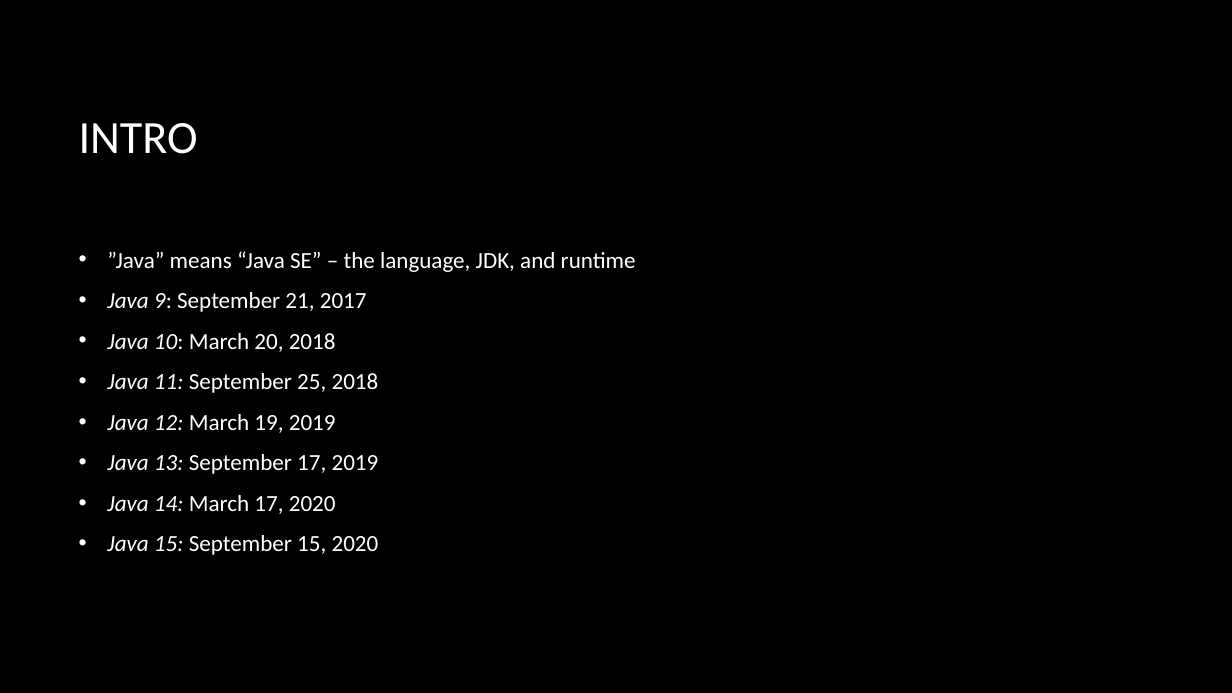
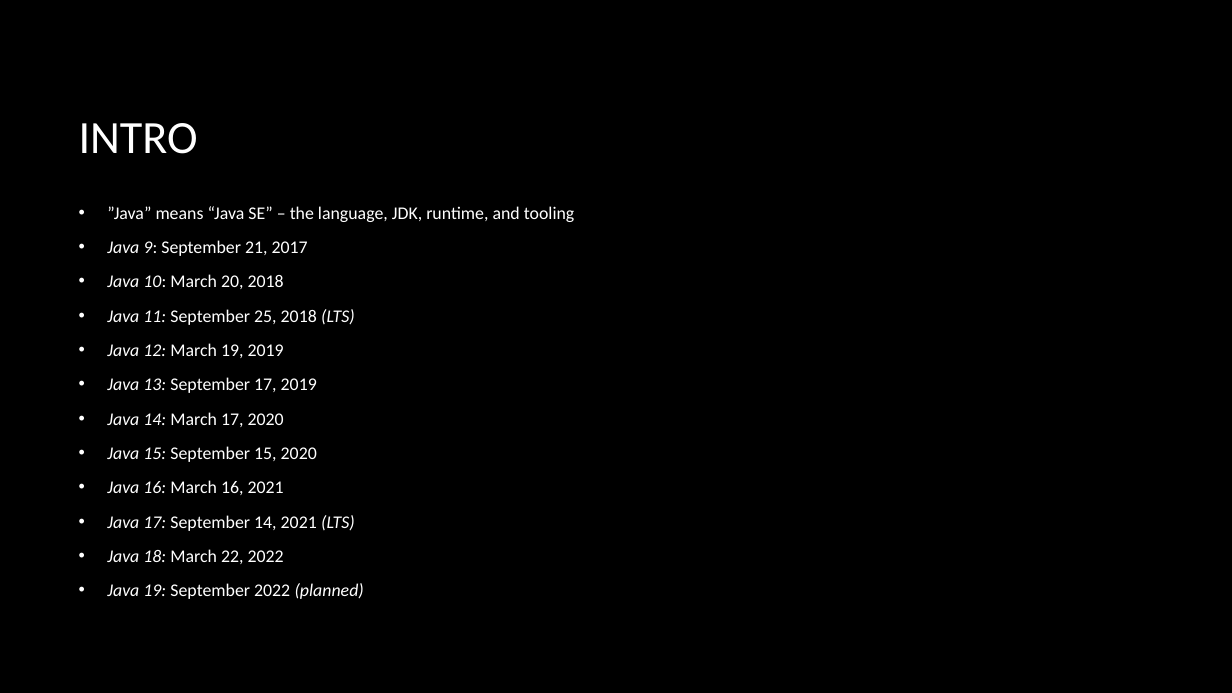
Before and after one commit to macdaddyaz/modern-java, a slide deck: slide 3 of Java 9 and up.pptx. Drawn at 1232x693 pixels with LibreOffice and Linux fonts; fonts in the diff are those of the drawing; background and template pictures are left out. Boxes give left, top, right and bottom in pixels: in the first picture for what was removed or moved away, otherwise in the second. Text is boxed around its words. In the diff, an @@ line names an element or a change of style, - is before the commit and + after.

Commit message:
Updates for Java to version 18 (with allusions to 19)

```diff
--- a/Java 9 and up.pptx
+++ b/Java 9 and up.pptx
@@ text at (x1=107, y1=206, x2=574, y2=222): text changed; size 18 to 13.9 pt @@
-• ”Java” means “Java SE” – the language, JDK, and runtime
+• ”Java” means “Java SE” – the language, JDK, runtime, and tooling
@@ text at (x1=107, y1=240, x2=317, y2=462): size 18 to 13.9 pt in "Java 9: September 21, 2017", "Java 10: March 20, 2018", "Java 12: March 19, 2019", "Java 13: September 17, 2019" and 2 more places @@
@@ text at (x1=107, y1=309, x2=355, y2=325): text changed; size 18 to 13.9 pt @@
-• Java 11: September 25, 2018
+• Java 11: September 25, 2018 (LTS)
@@ text at (x1=107, y1=480, x2=364, y2=599): paragraphs added @@
+• Java 16: March 16, 2021
+• Java 17: September 14, 2021 (LTS)
+• Java 18: March 22, 2022
+• Java 19: September 2022 (planned)
```
Also in this commit, not shown: 19 other slides changed, 9 slides added, 3 other files.
